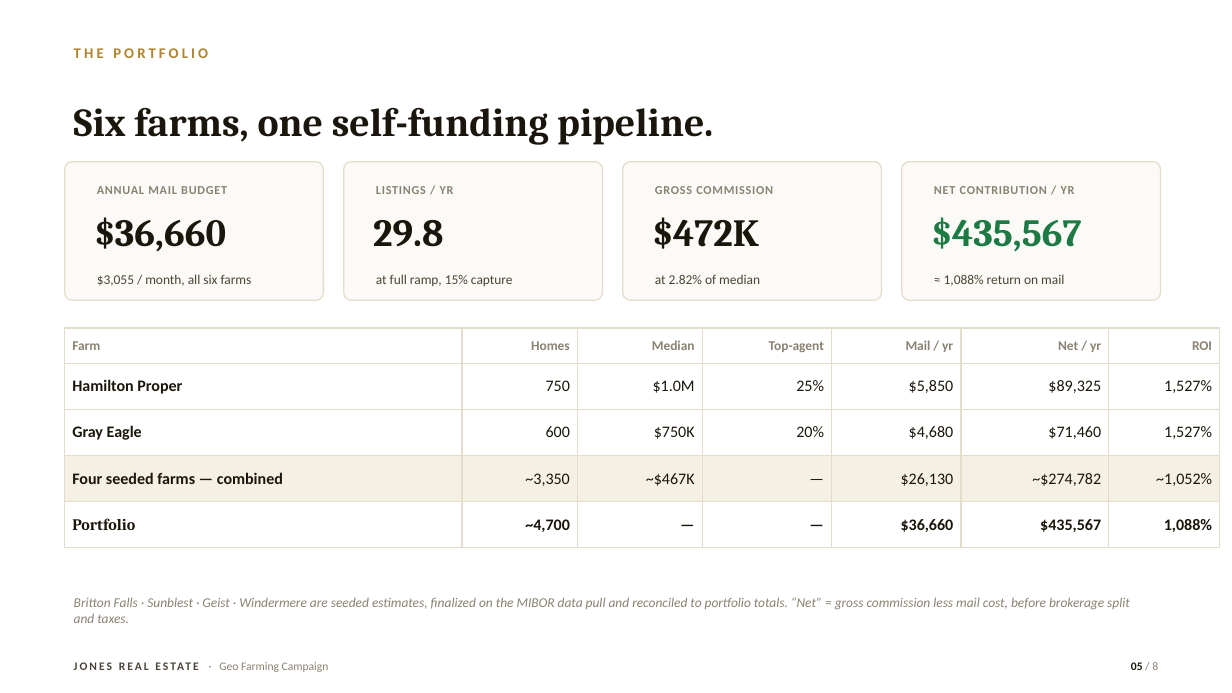
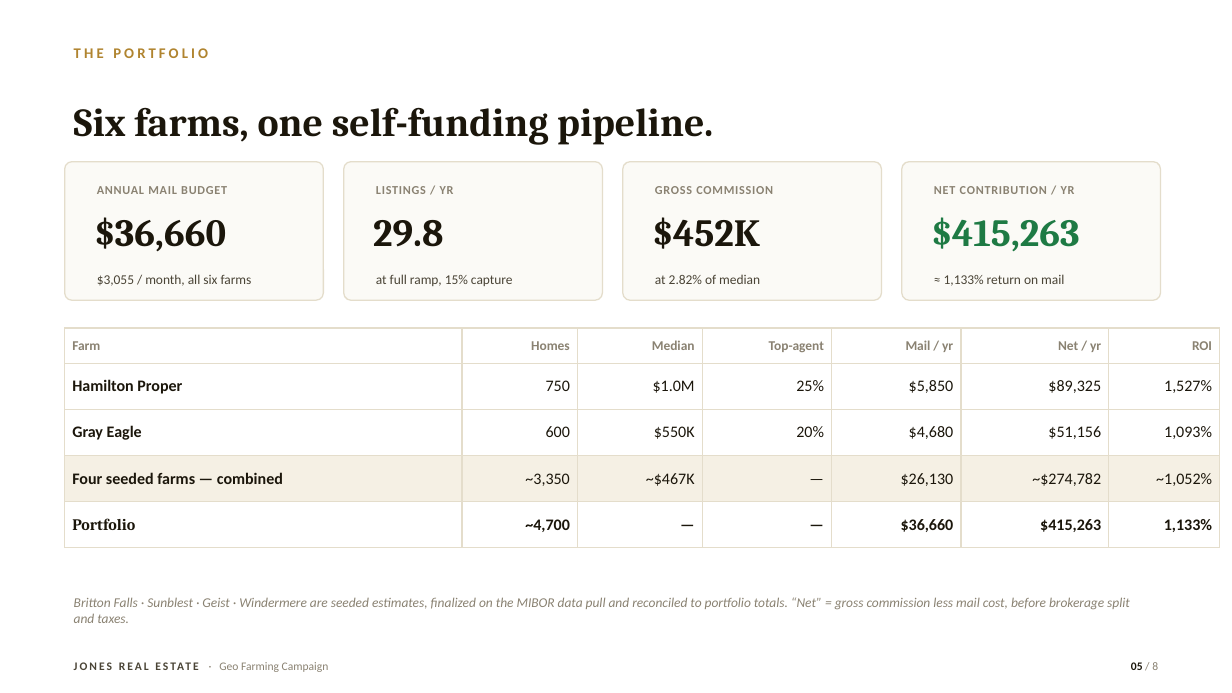
Before and after one commit to NomadRN13/Cortana, a slide deck: slide 5 of presentations/Geo-Farming-Campaign.pptx. Drawn at 1232x693 pixels with LibreOffice and Linux fonts; fonts in the diff are those of the drawing. Boxes give left, top, right and bottom in pixels: in the first picture for what was removed or moved away, otherwise in the second. Text is boxed around its words. In the diff, an @@ line names an element or a change of style, - is before the commit and + after.

```diff
--- a/presentations/Geo-Farming-Campaign.pptx
+++ b/presentations/Geo-Farming-Campaign.pptx
@@ text at (652, 217, 760, 249): text changed @@
-$472K
+$452K
@@ text at (931, 217, 1079, 251): text changed @@
-$435,567
+$415,263
@@ text at (944, 274, 1064, 286): text changed @@
-≈ 1,088% return on mail
+≈ 1,133% return on mail
@@ table at (65, 328, 1220, 536) @@
-row 3: Gray Eagle | 600 | $750K | 20% | $4,680 | $71,460 | 1,527%
+row 3: Gray Eagle | 600 | $550K | 20% | $4,680 | $51,156 | 1,093%
-row 5, column 6: $435,567
+row 5, column 6: $415,263
-row 5, column 7: 1,088%
+row 5, column 7: 1,133%
```
Also in this commit, not shown: 6 other slides changed.
